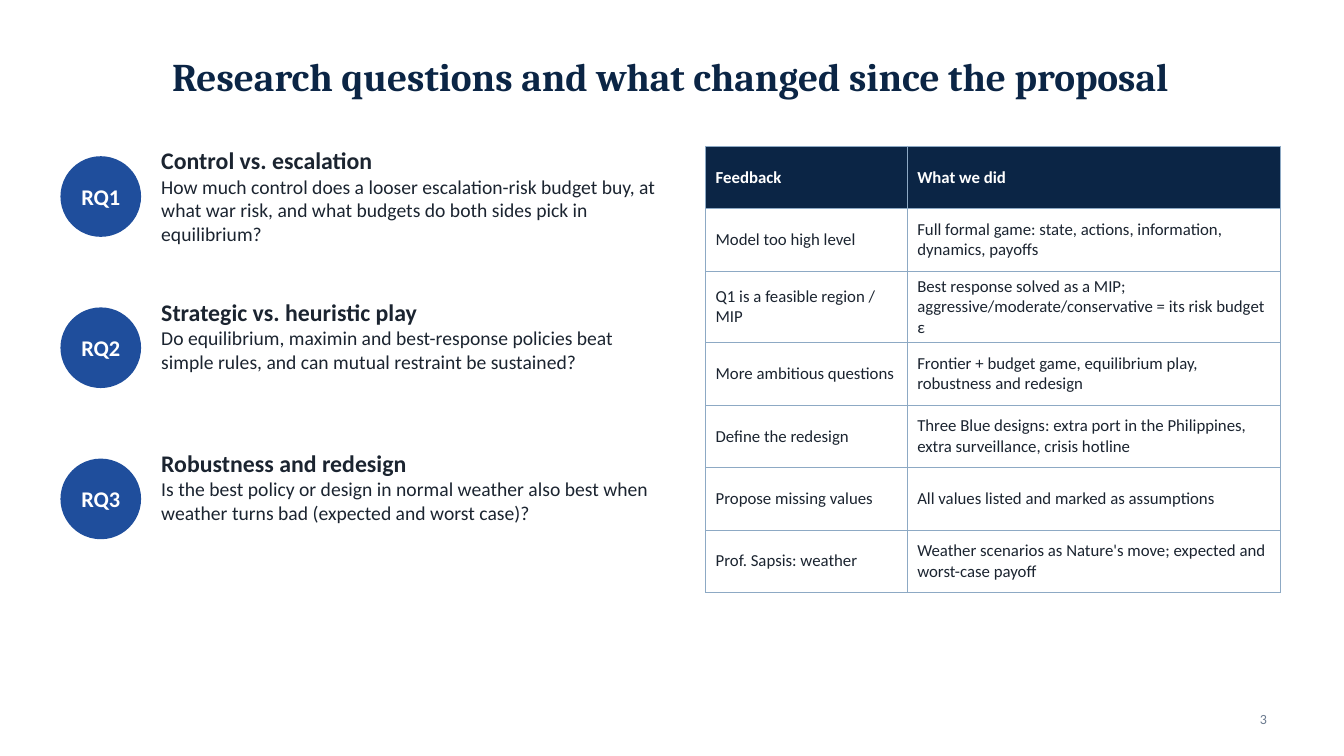
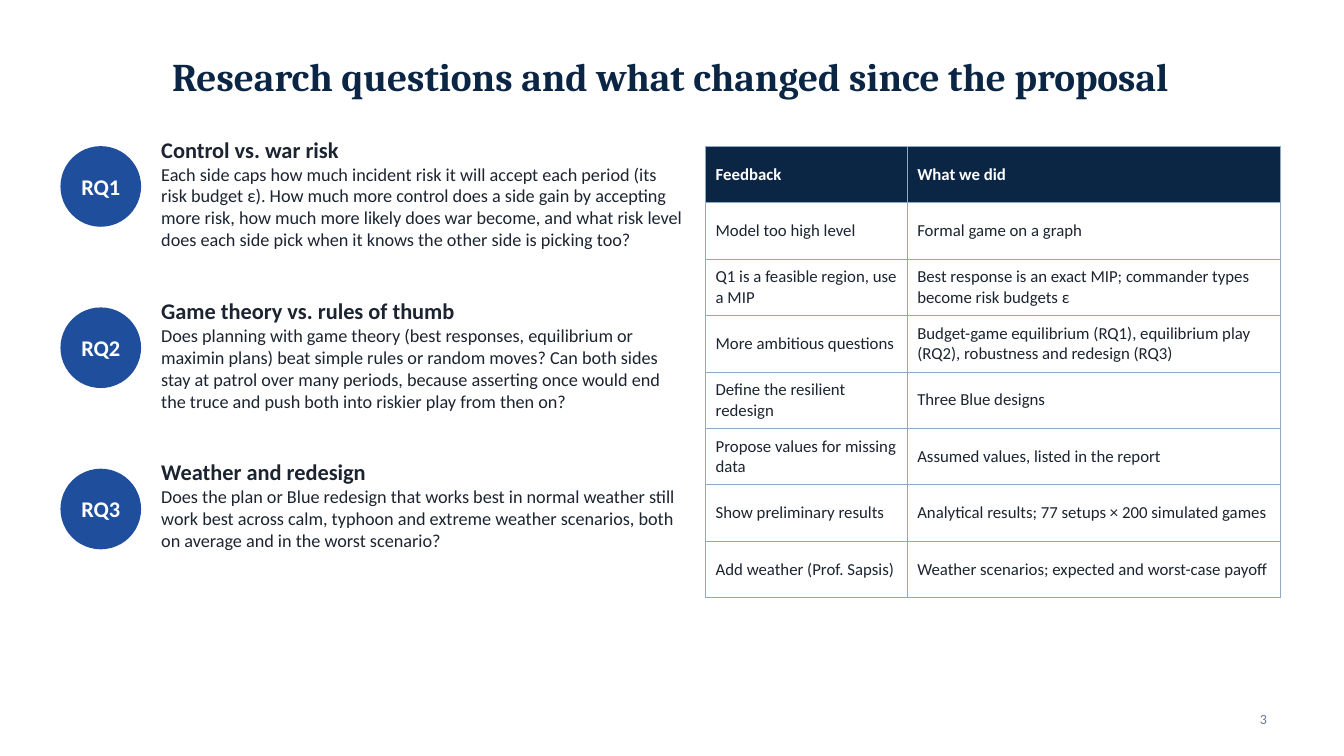
Before and after one commit to draggin-anchor/6.S974-Wargaming-Term-Project, a slide deck: slide 3 of deliverables/02-workshop1-slides.pptx. Drawn at 1344x756 pixels with LibreOffice and Linux fonts; fonts in the diff are those of the drawing. Boxes give left, top, right and bottom in pixels: in the first picture for what was removed or moved away, otherwise in the second. Text is boxed around its words. In the diff, an @@ line names an element or a change of style, - is before the commit and + after.

```diff
--- a/deliverables/02-workshop1-slides.pptx
+++ b/deliverables/02-workshop1-slides.pptx
@@ text "RQ1": place and size @@
-text "RQ1" at box(81, 190, 120, 208)
+text "RQ1" at box(81, 180, 120, 198)
@@ ellipse: place and size @@
-ellipse at box(60, 156, 141, 237)
+ellipse at box(60, 146, 141, 227)
@@ text at box(161, 142, 682, 249): text changed; size 14 to 13 pt @@
-Control vs. escalation
-How much control does a looser escalation-risk budget buy, at what war risk, and what budgets do both sides pick in equilibrium?
+Control vs. war risk
+Each side caps how much incident risk it will accept each period (its risk budget ε). How much more control does a side gain by accepting more risk, how much more likely does war become, and what risk level does each side pick when it knows the other side is picking too?
@@ table at box(706, 146, 1280, 582) @@
-row 2: Model too high level | Full formal game: state, actions, information, dynamics, payoffs
-row 3: Q1 is a feasible region / MIP | Best response solved as a MIP; aggressive/moderate/conservative = its risk budget ε
-row 4: More ambitious questions | Frontier + budget game, equilibrium play, robustness and redesign
-row 5: Define the redesign | Three Blue designs: extra port in the Philippines, extra surveillance, crisis hotline
-row 6: Propose missing values | All values listed and marked as assumptions
-row 7: Prof. Sapsis: weather | Weather scenarios as Nature's move; expected and worst-case payoff
+row 2: Model too high level | Formal game on a graph
+row 3: Q1 is a feasible region, use a MIP | Best response is an exact MIP; commander types become risk budgets ε
+row 4: More ambitious questions | Budget-game equilibrium (RQ1), equilibrium play (RQ2), robustness and redesign (RQ3)
+row 5: Define the resilient redesign | Three Blue designs
+row 6: Propose values for missing data | Assumed values, listed in the report
+row 7: Show preliminary results | Analytical results; 77 setups × 200 simulated games
+row 8: Add weather (Prof. Sapsis) | Weather scenarios; expected and worst-case payoff
@@ text at box(161, 303, 660, 411): text changed; size 14 to 13 pt @@
-Strategic vs. heuristic play
-Do equilibrium, maximin and best-response policies beat simple rules, and can mutual restraint be sustained?
+Game theory vs. rules of thumb
+Does planning with game theory (best responses, equilibrium or maximin plans) beat simple rules or random moves? Can both sides stay at patrol over many periods, because asserting once would end the truce and push both into riskier play from then on?
@@ text "RQ3": place and size @@
-text "RQ3" at box(81, 492, 120, 510)
+text "RQ3" at box(81, 502, 120, 520)
@@ ellipse: place and size @@
-ellipse at box(60, 459, 141, 539)
+ellipse at box(60, 469, 141, 549)
@@ text at box(161, 464, 674, 550): text changed; size 14 to 13 pt @@
-Robustness and redesign
-Is the best policy or design in normal weather also best when weather turns bad (expected and worst case)?
+Weather and redesign
+Does the plan or Blue redesign that works best in normal weather still work best across calm, typhoon and extreme weather scenarios, both on average and in the worst scenario?
```
Also in this commit, not shown: 5 other slides changed, 5 other files.
